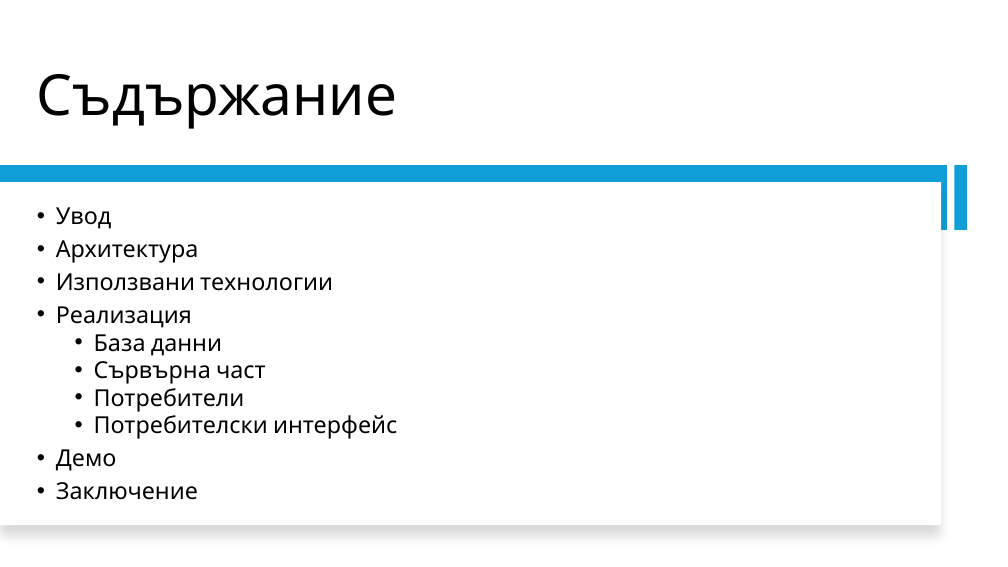
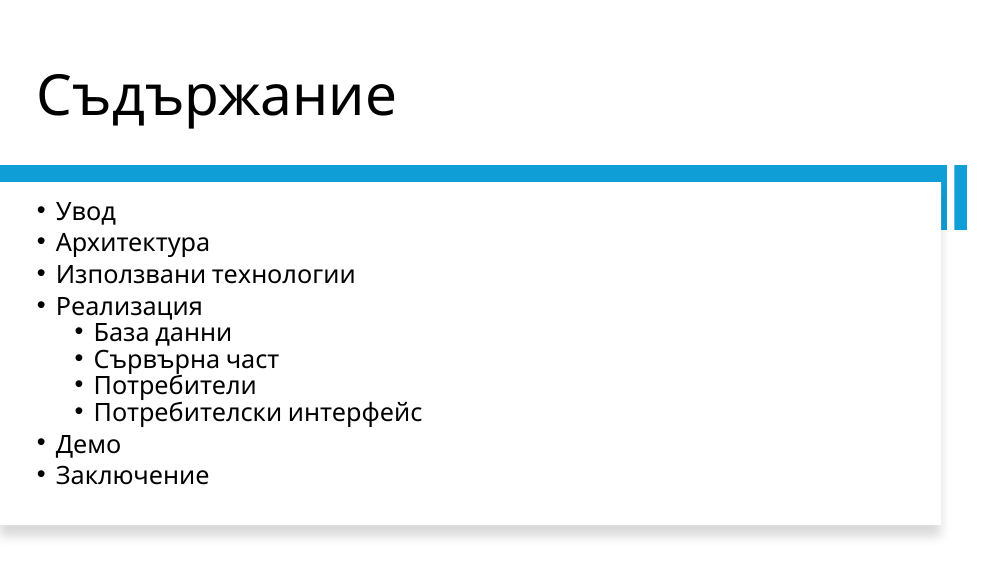
Before and after one commit to Exonault/BooksAPI, a slide deck: slide 2 of Document/Presentation.pptx. Drawn at 1008x567 pixels with LibreOffice and Linux fonts; fonts in the diff are those of the drawing. Boxes give left, top, right and bottom in pixels: in the first picture for what was removed or moved away, otherwise in the second. Text is boxed around its words. In the diff, an @@ line names an element or a change of style, - is before the commit and + after.

```diff
--- a/Document/Presentation.pptx
+++ b/Document/Presentation.pptx
@@ text "Увод" at (x1=56, y1=202, x2=422, y2=485): size 22.2 to 24.1 pt; line spacing 0.8 to 0.7 @@
```
Also in this commit, not shown: 2 other slides changed, 5 slides added, 2 slides removed.
